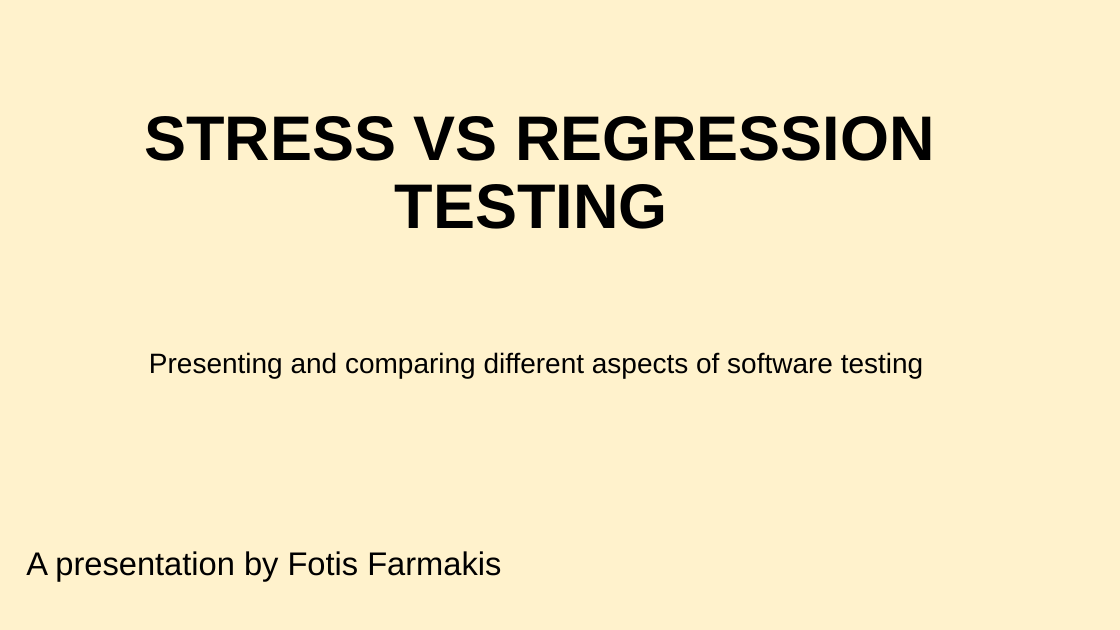
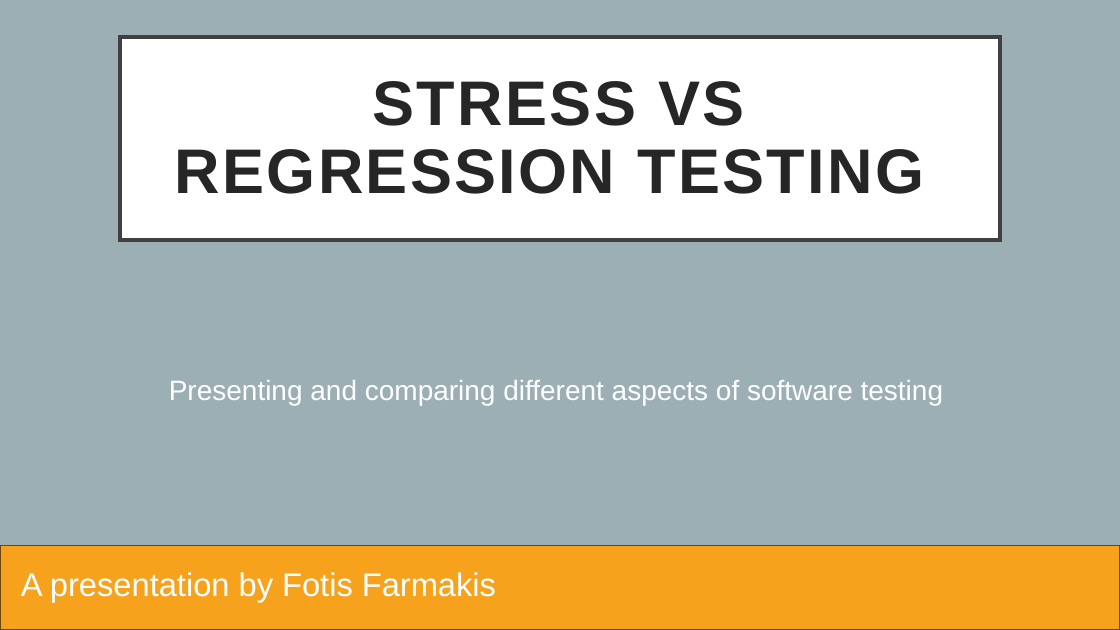
Before and after one commit to FotisFarm/PT_Test, a slide deck: slide 1 of Exercise_4/Ex4.pptx. Drawn at 1120x630 pixels with LibreOffice and Linux fonts; fonts in the diff are those of the drawing. Boxes give left, top, right and bottom in pixels: in the first picture for what was removed or moved away, otherwise in the second. Text is boxed around its words. In the diff, an @@ line names an element or a change of style, - is before the commit and + after.

```diff
--- a/Exercise_4/Ex4.pptx
+++ b/Exercise_4/Ex4.pptx
@@ background #FFF2CC to #9BAFB5 @@
@@ title "STRESS VS REGRESSION TESTING": place and size @@
-title "STRESS VS REGRESSION TESTING" at box(145, 116, 935, 229)
+title "STRESS VS REGRESSION TESTING" at box(120, 37, 1000, 240)
@@ title "STRESS VS REGRESSION TESTING" at box(120, 37, 1000, 240): text colour #000000 to #262626, letter spacing 0 to 2 pt; vertical alignment bottom to middle; fill none to #FFFFFF; outline none to #404040 3 pt @@
@@ text "Presenting and comparing different aspects ..." at box(169, 380, 943, 405): text colour #000000 to #FFFFFF @@
@@ text "Presenting and comparing different aspects ...": place and size @@
-text "Presenting and comparing different aspects ..." at box(149, 352, 923, 378)
+text "Presenting and comparing different aspects ..." at box(169, 380, 943, 405)
@@ text "A presentation by Fotis Farmakis": place and size @@
-text "A presentation by Fotis Farmakis" at box(26, 551, 501, 581)
+text "A presentation by Fotis Farmakis" at box(21, 572, 496, 602)
@@ text "A presentation by Fotis Farmakis" at box(21, 572, 496, 602): text colour #000000 to #FFFFFF @@
@@ rectangle added at box(0, 545, 1120, 630), fill #F6A21D, outline #6C470D 1 pt @@
```
Also in this commit, not shown: 9 other slides changed.
